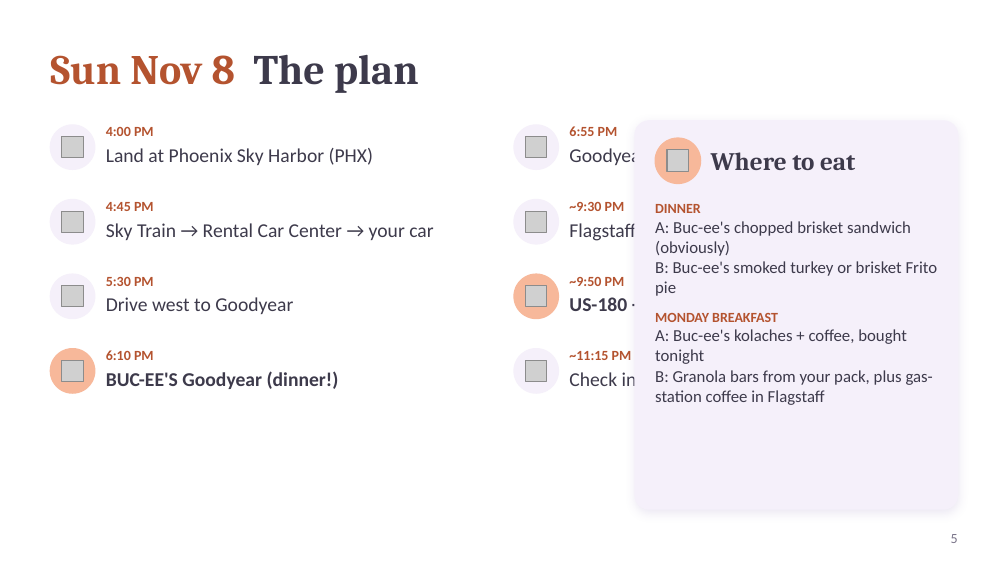
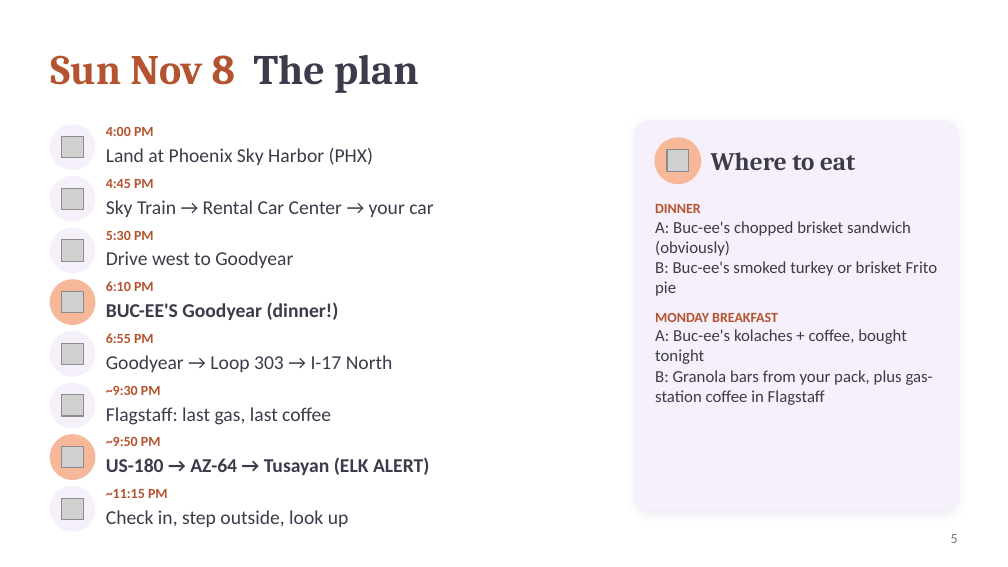
Before and after one commit to kohl-crypto/desert-to-divide, a slide deck: slide 5 of Desert-to-Divide-Tour-Guide.pptx. Drawn at 1008x567 pixels with LibreOffice and Linux fonts; fonts in the diff are those of the drawing; grey boxes stand for pictures. Boxes give left, top, right and bottom in pixels: in the first picture for what was removed or moved away, otherwise in the second. Text is boxed around its words. In the diff, an @@ line names an element or a change of style, - is before the commit and + after.

```diff
--- a/Desert-to-Divide-Tour-Guide.pptx
+++ b/Desert-to-Divide-Tour-Guide.pptx
@@ 1 picture, 1 text, 1 ellipse moved together from (x1=50, y1=200, x2=154, y2=244) to (x1=50, y1=176, x2=154, y2=221) @@
@@ text "Sky Train → Rental Car ..." moved from (x1=106, y1=223, x2=433, y2=240) to (x1=106, y1=200, x2=433, y2=217) @@
@@ 1 picture, 1 text, 1 ellipse moved together from (x1=50, y1=274, x2=154, y2=319) to (x1=50, y1=229, x2=154, y2=273) @@
@@ text "Drive west to Goodyear" moved from (x1=106, y1=297, x2=293, y2=314) to (x1=106, y1=251, x2=293, y2=268) @@
@@ 1 picture, 1 text, 1 ellipse moved together from (x1=50, y1=349, x2=154, y2=393) to (x1=50, y1=280, x2=154, y2=325) @@
@@ text "BUC-EE'S Goodyear (dinner!)" moved from (x1=106, y1=371, x2=339, y2=389) to (x1=106, y1=302, x2=339, y2=320) @@
@@ 1 picture, 1 text, 1 ellipse moved together from (x1=514, y1=125, x2=618, y2=169) to (x1=50, y1=332, x2=154, y2=376) @@
@@ text "Goodyear → Loop 303 → ..." rewrapped from (x1=569, y1=146, x2=856, y2=168) to (x1=106, y1=355, x2=393, y2=372) @@
@@ 1 picture, 1 text, 1 ellipse moved together from (x1=514, y1=200, x2=625, y2=244) to (x1=50, y1=383, x2=161, y2=427) @@
@@ text "Flagstaff: last gas, last coffee" rewrapped from (x1=569, y1=221, x2=795, y2=243) to (x1=106, y1=407, x2=331, y2=425) @@
@@ 1 picture, 1 text, 1 ellipse moved together from (x1=514, y1=274, x2=625, y2=319) to (x1=50, y1=435, x2=161, y2=480) @@
@@ text "US-180 → AZ-64 → Tusayan ..." rewrapped from (x1=569, y1=295, x2=793, y2=317) to (x1=106, y1=457, x2=429, y2=475) @@
@@ 1 picture, 1 text, 1 ellipse moved together from (x1=514, y1=349, x2=632, y2=393) to (x1=50, y1=487, x2=168, y2=531) @@
@@ text "Check in, step outside, look ..." rewrapped from (x1=569, y1=370, x2=748, y2=392) to (x1=106, y1=510, x2=349, y2=527) @@
```
Also in this commit, not shown: 1 other slide changed, 23 other files.
